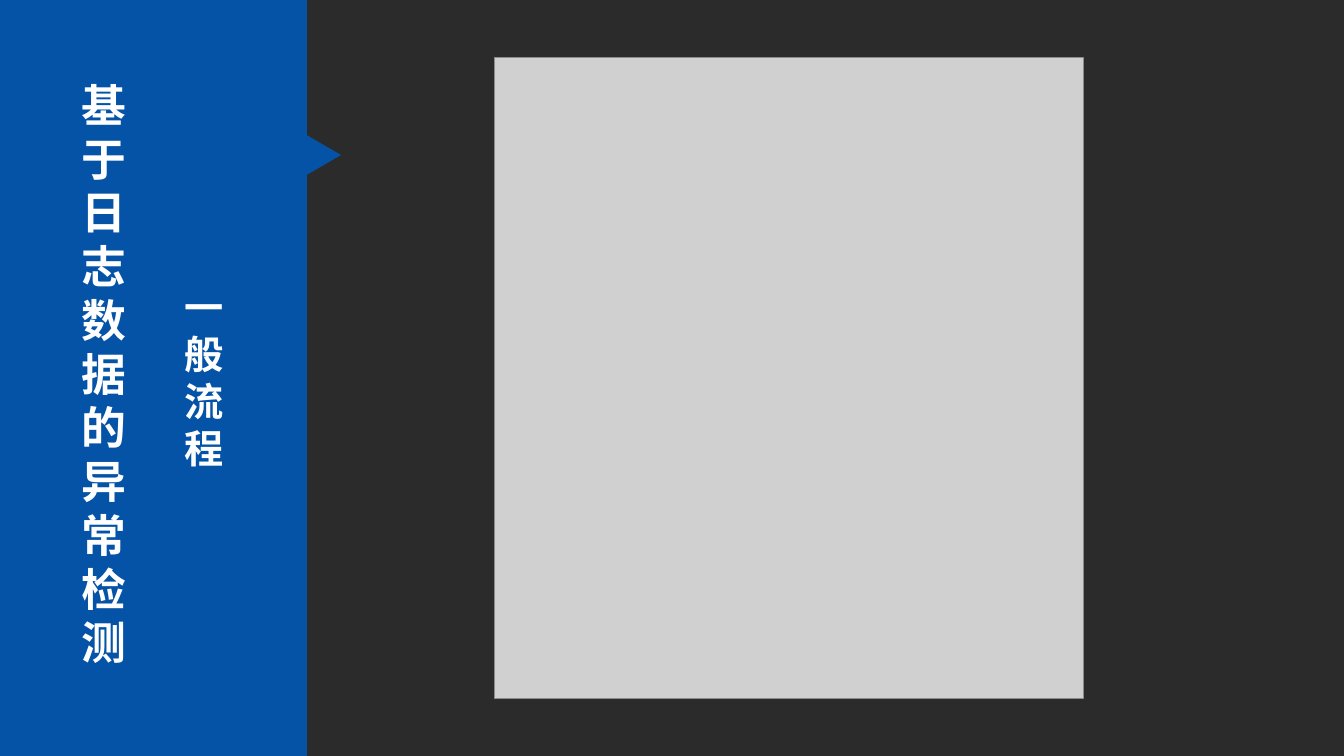
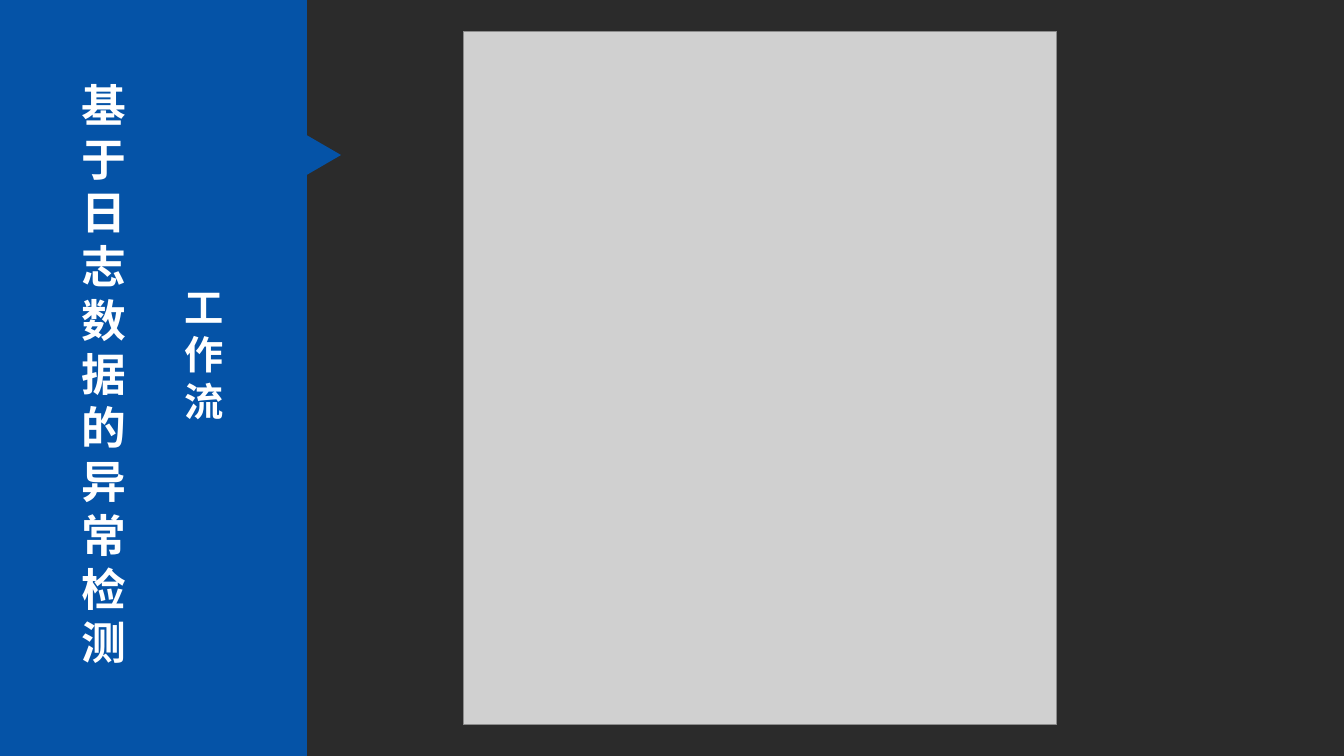
Before and after one commit to huowj/bishe, a slide deck: slide 6 of dabian/毕设.pptx. Drawn at 1344x756 pixels with LibreOffice and Linux fonts; fonts in the diff are those of the drawing; grey boxes stand for pictures; background and template pictures are left out; a plain dark background stands for a picture behind light text. Boxes give left, top, right and bottom in pixels: in the first picture for what was removed or moved away, otherwise in the second. Text is boxed around its words. In the diff, an @@ line names an element or a change of style, - is before the commit and + after.

```diff
--- a/dabian/毕设.pptx
+++ b/dabian/毕设.pptx
@@ picture: place and size @@
-picture at (495, 57, 1084, 698)
+picture at (464, 31, 1058, 725)
@@ text at (185, 292, 224, 419): text changed @@
-一般流程
+工作流
```
Also in this commit, not shown: 4 other slides changed, 3 slides added, 5 other files.
